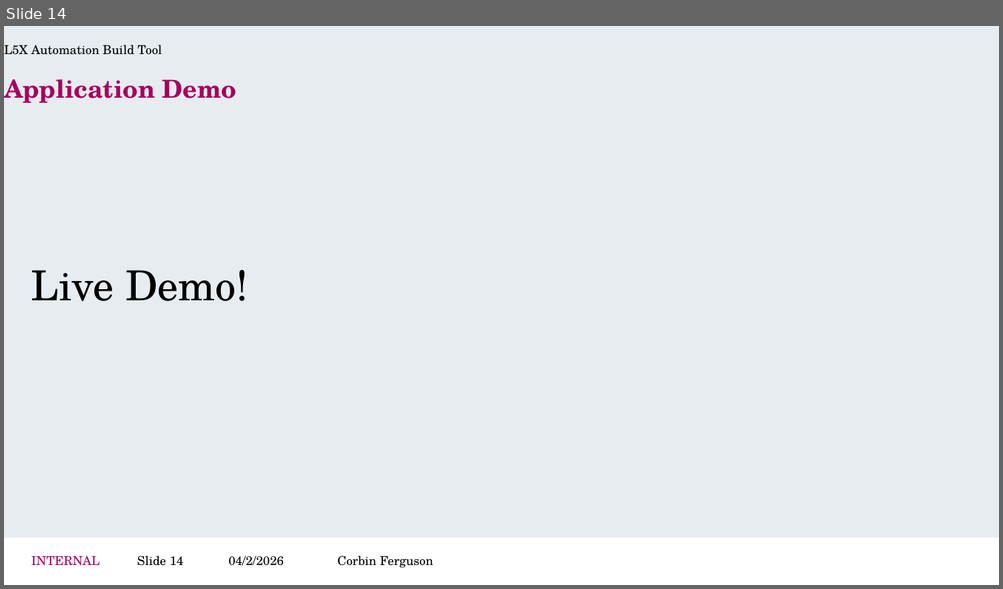
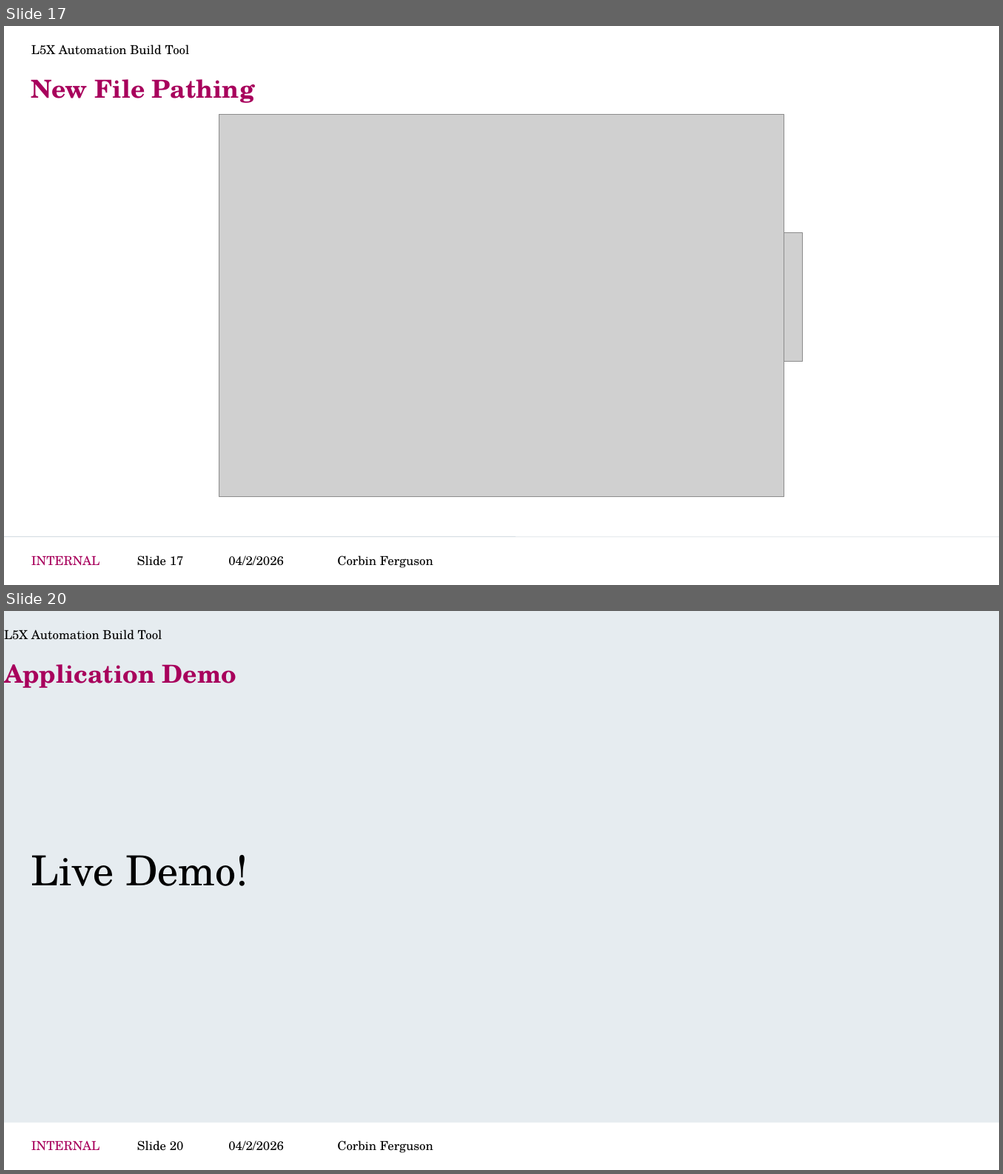
Before and after one commit to CorbinFerguson/ThesisBuildTool, a slide deck: Thesis Writing Documents/Project Development.pptx. Shown one above the other, each under a label of ours: slide 14 before the commit, slides 17 and 20 after it; the slides between them are not shown. The pictures are 1003x589 and 1003x1174 pixels, drawn with LibreOffice and Linux fonts; fonts in the diff are those of the drawing; grey boxes stand for pictures; background and template pictures are left out. Boxes give left, top, right and bottom in pixels: in the first picture for what was removed or moved away, otherwise in the second. Text is boxed around its words. In the diff, an @@ line names an element or a change of style, - is before the commit and + after.

```diff
--- a/Thesis Writing Documents/Project Development.pptx
+++ b/Thesis Writing Documents/Project Development.pptx
@@ slide 17 added at [4,26,999,585], background #FFFFFF; not listed: 3 template elements that a slide beside it also shows @@
@@ text added at [31,44,190,55], 12 pt, text #000000 @@
+L5X Automation Build Tool
@@ title added at [31,79,255,103], 24 pt, text #A8005C, bold @@
+New File Pathing
@@ picture added at [219,115,783,497] @@
@@ picture added at [219,233,802,362] @@
@@ page number added at [137,556,184,566], 12 pt, text #000000 @@
+Slide 17
@@ text added at [337,556,433,568], 12 pt, text #000000 @@
+Corbin Ferguson
@@ what was slide 14 is now slide 20 @@
@@ page number at [137,1141,184,1151]: text changed @@
-Slide 14
+Slide 20
```
Also in this commit, not shown: 10 slides changed, 4 other slides added, 1 slide removed, 4 other files.
